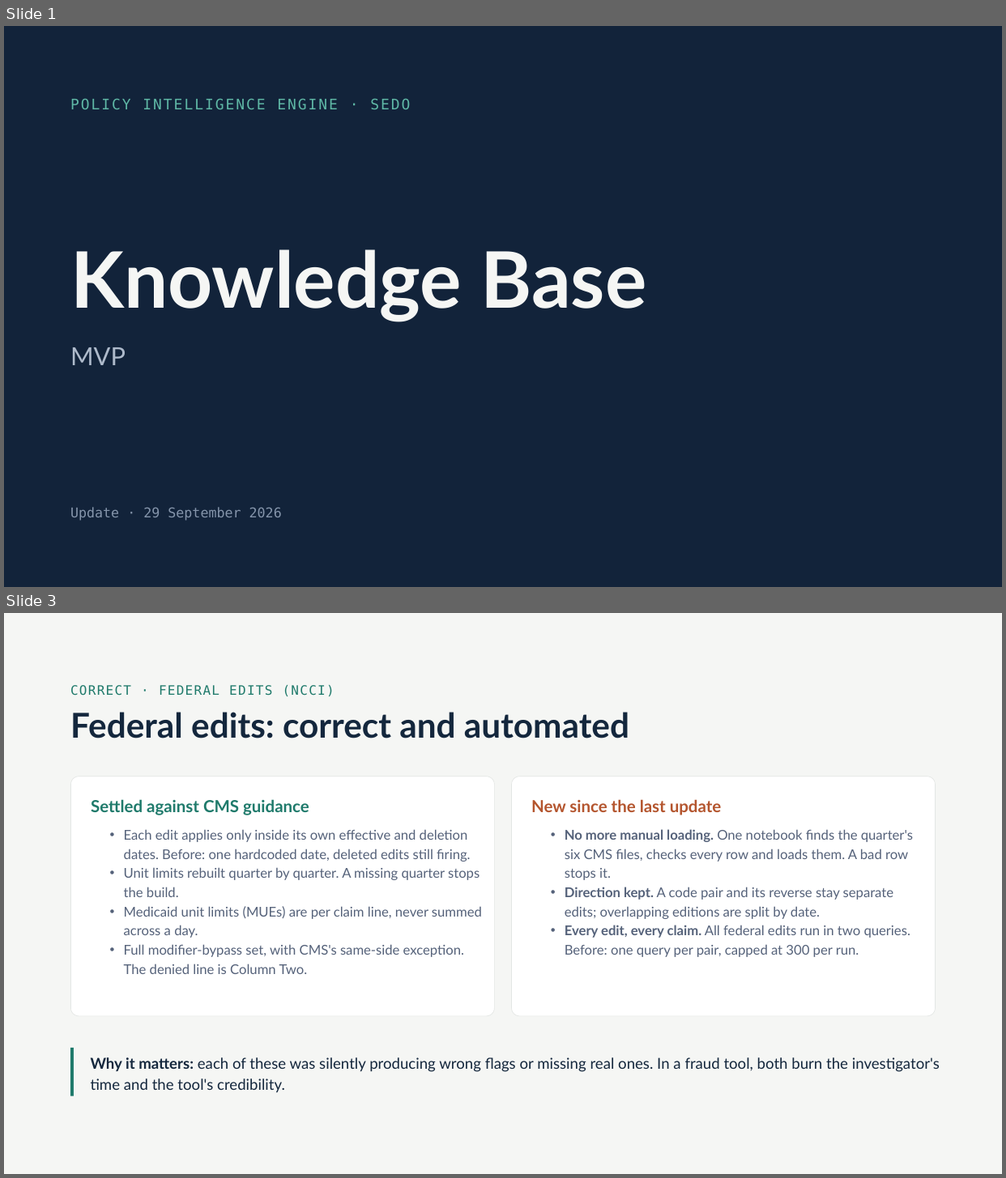
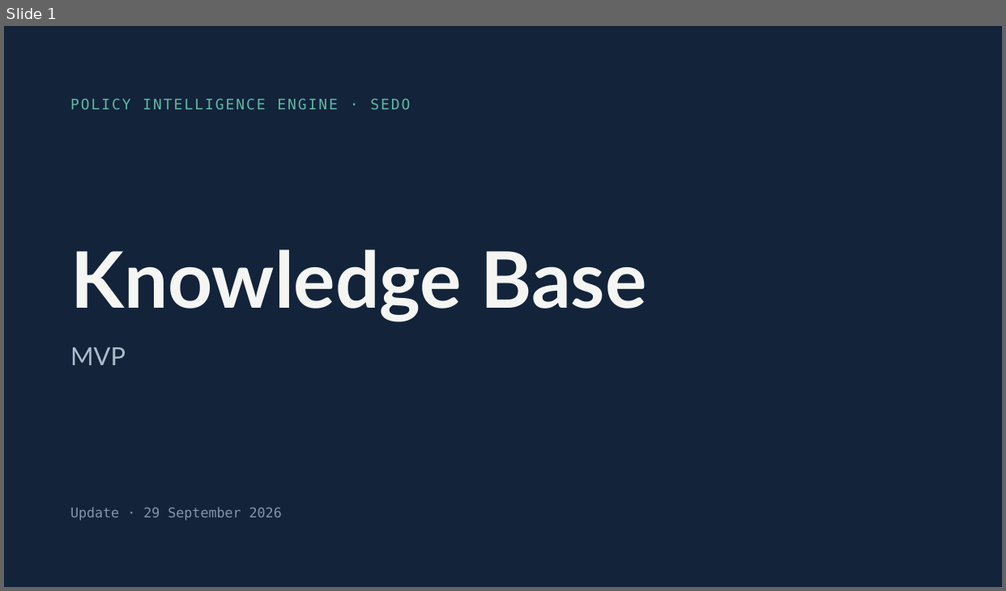
Before and after one commit to Sedozan/policy_intelligence, a slide deck: Knowledge Base MVP.pptx. Shown one above the other, each under a label of ours: slides 1 and 3 before the commit, slide 1 after it; the slides between them are not shown. The pictures are 1006x1178 and 1006x591 pixels, drawn with LibreOffice and Linux fonts; fonts in the diff are those of the drawing. Boxes give left, top, right and bottom in pixels: in the first picture for what was removed or moved away, otherwise in the second. Text is boxed around its words. In the diff, an @@ line names an element or a change of style, - is before the commit and + after.

```diff
--- a/Knowledge Base MVP.pptx
+++ b/Knowledge Base MVP.pptx
@@ slide 3 removed at [4, 613, 1002, 1174], background #F5F6F4 @@
@@ text removed at [70, 685, 334, 696] @@
-CORRECT · FEDERAL EDITS (NCCI)
@@ text removed at [70, 712, 629, 739] @@
-Federal edits: correct and automated
@@ rounded rectangle removed at [70, 776, 494, 1016] @@
@@ rounded rectangle removed at [512, 776, 936, 1016] @@
@@ text removed at [91, 799, 309, 815] @@
-Settled against CMS guidance
@@ text removed at [531, 799, 722, 815] @@
-New since the last update
@@ text removed at [124, 829, 482, 974] @@
-• Each edit applies only inside its own effective and deletion dates. Before: one hardcoded date, deleted edits still firing.
-• Unit limits rebuilt quarter by quarter. A missing quarter stops the build.
-• Medicaid unit limits (MUEs) are per claim line, never summed across a day.
-• Full modifier-bypass set, with CMS's same-side exception. The denied line is Column Two.
@@ text removed at [565, 829, 913, 957] @@
-• No more manual loading. One notebook finds the quarter's six CMS files, checks every row and loads them. A bad row stops it.
-• Direction kept. A code pair and its reverse stay separate edits; overlapping editions are split by date.
-• Every edit, every claim. All federal edits run in two queries. Before: one query per pair, capped at 300 per run.
@@ line removed from (72, 1048) to (72, 1097) @@
@@ text removed at [91, 1058, 940, 1093] @@
-Why it matters: each of these was silently producing wrong flags or missing real ones. In a fraud tool, both burn the investigator's time and the tool's credibility.
```
Also in this commit, not shown: 3 slides changed, 5 slides added, 6 other slides removed.
